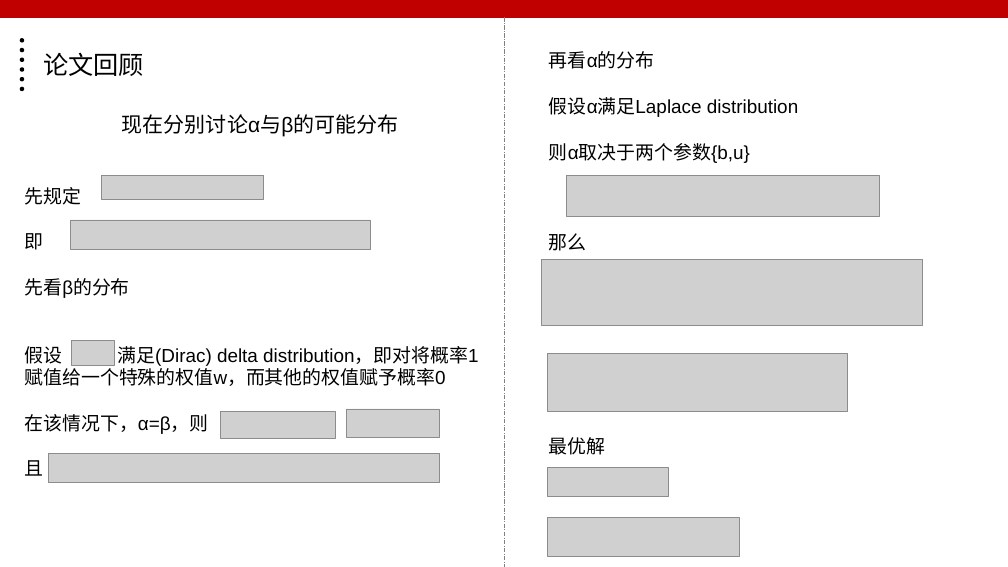
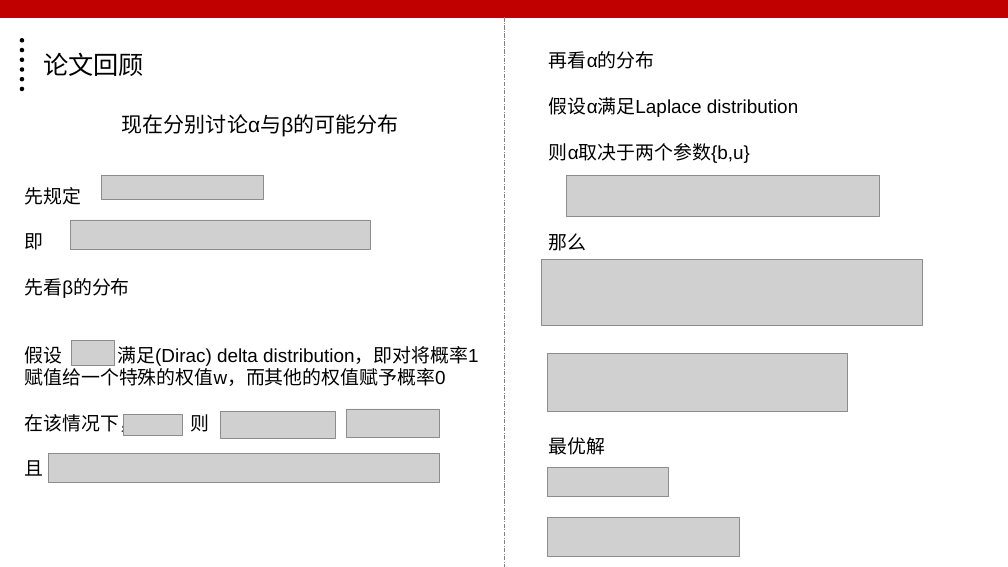
Before and after one commit to liuyongjie985/adadelta_weight_noise, a slide deck: slide 5 of adadelta+weight_noise.pptx. Drawn at 1008x567 pixels with LibreOffice and Linux fonts; fonts in the diff are those of the drawing; grey boxes stand for pictures. Boxes give left, top, right and bottom in pixels: in the first picture for what was removed or moved away, otherwise in the second. Text is boxed around its words. In the diff, an @@ line names an element or a change of style, - is before the commit and + after.

```diff
--- a/adadelta+weight_noise.pptx
+++ b/adadelta+weight_noise.pptx
@@ text at box(25, 414, 210, 435): text changed @@
-在该情况下，α=β，则
+在该情况下， ，则
@@ picture added at box(123, 414, 182, 436) @@
```
Also in this commit, not shown: 3 other slides changed, 1 other file.
